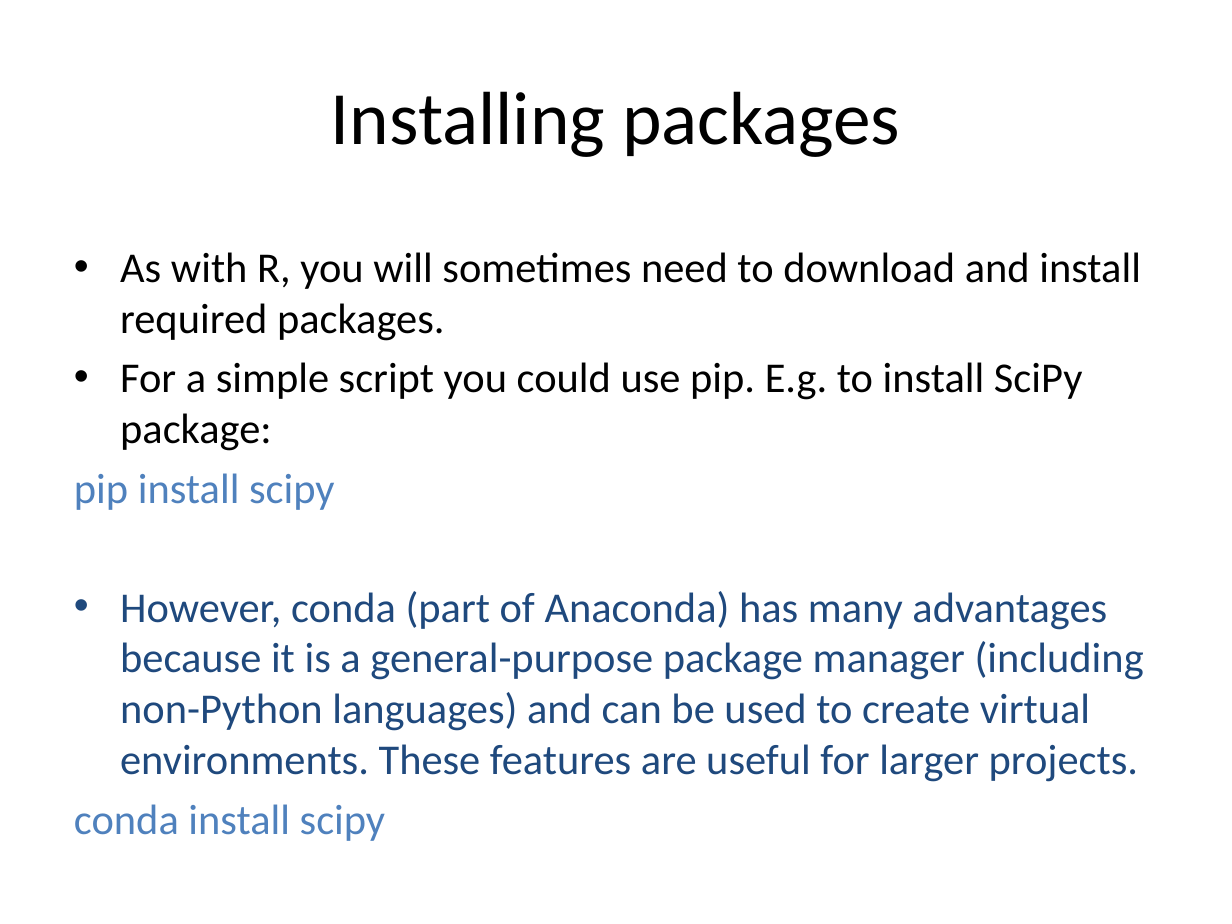
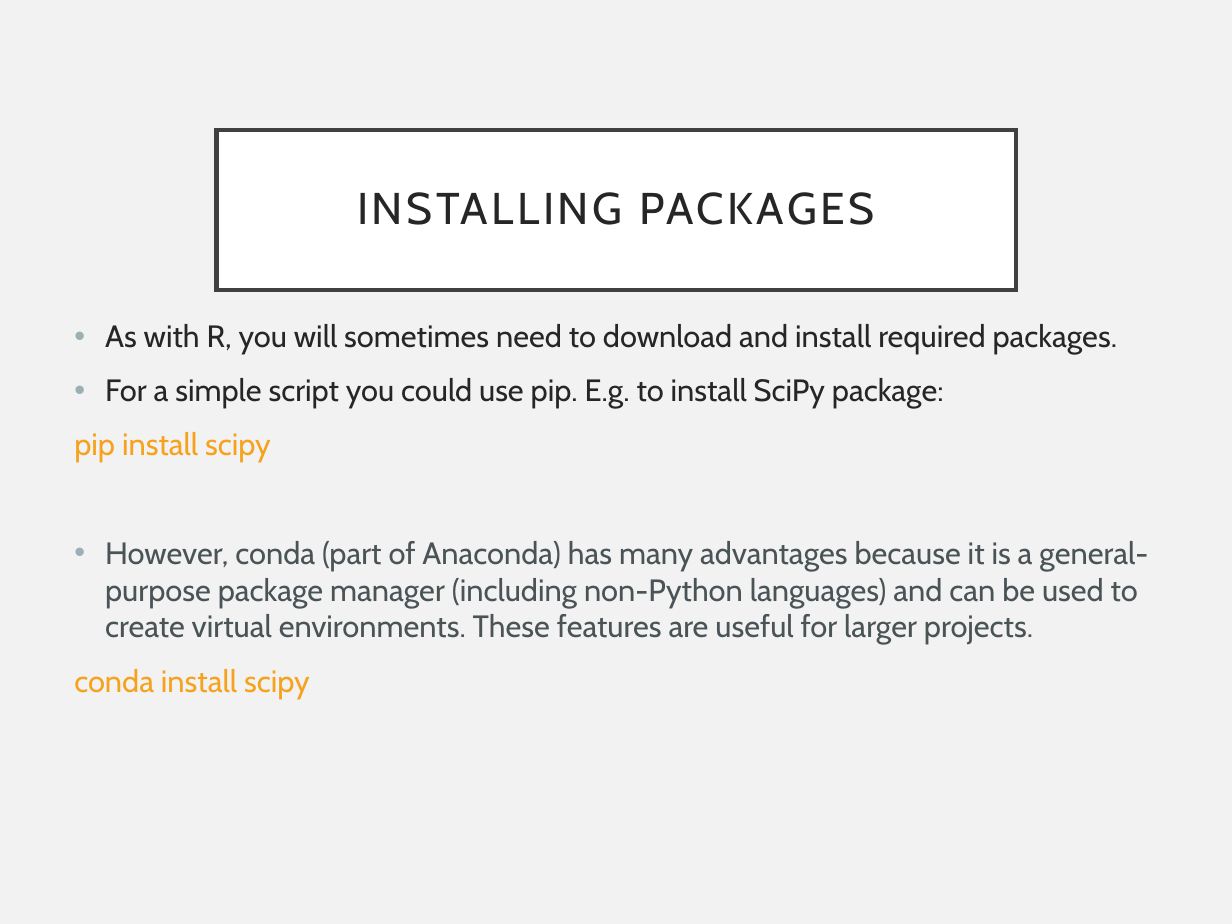
Before and after one commit to pradau/python_for_psychologists, a slide deck: slide 6 of Python_intro_lecture.pptx (slide 7 before the commit). Drawn at 1232x924 pixels with LibreOffice and Linux fonts; fonts in the diff are those of the drawing. Boxes give left, top, right and bottom in pixels: in the first picture for what was removed or moved away, otherwise in the second. Text is boxed around its words. In the diff, an @@ line names an element or a change of style, - is before the commit and + after.

```diff
--- a/Python_intro_lecture.pptx
+++ b/Python_intro_lecture.pptx
@@ background #FFFFFF to #F2F2F2 @@
@@ title "INSTALLING PACKAGES": place and size @@
-title "INSTALLING PACKAGES" at <box>331,91,900,157</box>
+title "INSTALLING PACKAGES" at <box>217,129,1016,290</box>
@@ title "INSTALLING PACKAGES" at <box>217,129,1016,290</box>: fill none to #FFFFFF; outline none to #404040 2.5 pt @@
@@ title at <box>357,192,874,225</box>: text changed; size 44 to 26 pt; font Calibri to Cabin; text colour #000000 to #262626 @@
-Installing packages
+INSTALLING PACKAGES
@@ text "As with R, you will ...": place and size @@
-text "As with R, you will ..." at <box>74,252,1144,782</box>
+text "As with R, you will ..." at <box>74,324,1148,698</box>
@@ text "As with R, you will ..." at <box>74,324,1148,698</box>: size 24.8 to 18 pt, font Calibri to Cabin; text colour #000000 to #262626 in "As with R, you will sometimes need ...", "For a simple script you could use ..."; text colour #4F81BD to #F6A21D in "pip install scipy", "conda install scipy"; text colour #1F497D to #4A5356 in "However, conda (part of Anaconda) has many ..."; indent changed; more space between paragraphs @@
```
Also in this commit, not shown: 24 other slides changed, 3 slides added, 2 slides removed.
